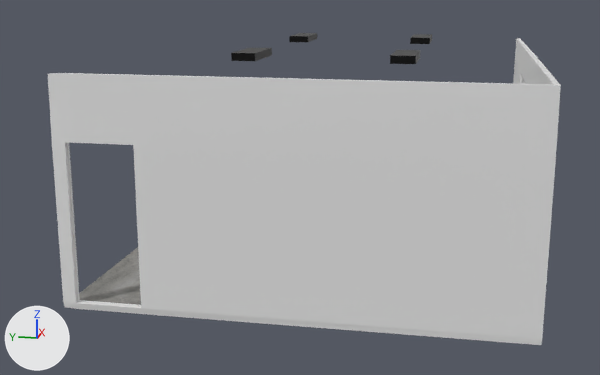
Two versions of the Blender file web-server/frontend/_threejs/3d-assets/class-room.blend, one commit apart.
Before and after are seen from a 50 mm camera at (-26.99, -4.05, 8.22) aimed at (-0.64, 1.22, 1.63). The lights are fixed; the arrows at lower left show +X, +Y and +Z.

Names of what the first picture shows: 'FLOOR_main', 'WALL_back', 'WALL_front', 'light2'.
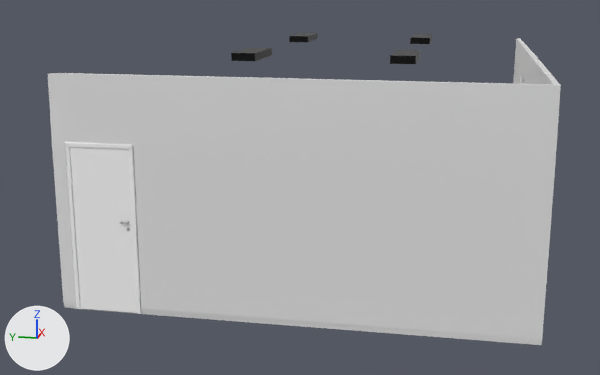
Diff of the bpy script that builds the scene:
```diff
--- a/web-server/frontend/_threejs/3d-assets/class-room.blend.py
+++ b/web-server/frontend/_threejs/3d-assets/class-room.blend.py
@@ mat_sus @@
+mat_sus = principled_material('SUS')
+mat_sus.base_color = (1.0, 1.0, 1.0)  # white #ffffff
+mat_sus.metallic = 1.0
+mat_sus.roughness = 0.1
@@ mat_material_076 @@
+mat_material_076 = principled_material('Material.076')
+mat_material_076.base_color = (1.0, 1.0, 1.0)  # white #ffffff
+mat_material_076.roughness = 0.305
@@ me_cube_001 @@
+me_cube_001.from_pydata(...)  # 104 vertices, 89 faces; spans x -0.81..0.0, y -0.05..0.08, z -0.99..0.99
+# faces by material slot: [83, 6]
+me_cube_001.materials.append(mat_sus)  # white #ffffff
+me_cube_001.materials.append(mat_material_076)  # white #ffffff
@@ me_cube_088 @@
+me_cube_088.from_pydata(...)  # 176 vertices, 151 faces; spans x -0.46..0.46, y -0.09..0.09, z -1.2..0.83
+# faces by material slot: [129, 22]
+me_cube_088.materials.append(mat_material_076)  # white #ffffff
+me_cube_088.materials.append(mat_sus)  # white #ffffff
@@ ob_door @@
+ob_door = bpy.data.objects.new('door', me_cube_001)
+ob_door.location = (-8.07, 5.58, 2.11)
+ob_door.rotation_euler = (0.0, 0.0, 1.571)  # degrees (0, 0, 90)
+ob_door.scale = (1.93, 1.0, 2.17)
+_m = ob_door.modifiers.new('Bevel', 'BEVEL')
+_m.limit_method = 'WEIGHT'
@@ ob_frame @@
+ob_frame = bpy.data.objects.new('frame', me_cube_088)
+ob_frame.location = (-8.03, 4.8, 2.57)
+ob_frame.rotation_euler = (0.0, 0.0, 1.571)  # degrees (0, 0, 90)
+ob_frame.scale = (1.93, 1.0, 2.17)
+_m = ob_frame.modifiers.new('Bevel', 'BEVEL')
+_m.limit_method = 'WEIGHT'
```

Where the change shows, as pixel boxes (x1, y1, x2, y2) in the pictures (600 x 375 px):
'door', added: after (70, 147, 137, 313)
    faces in mat_material_076 (white #ffffff): (70, 147, 137, 313)
'frame', added: after (65, 142, 141, 314)
'FLOOR_main', unchanged, covered by the edit: before (79, 247, 141, 305)
